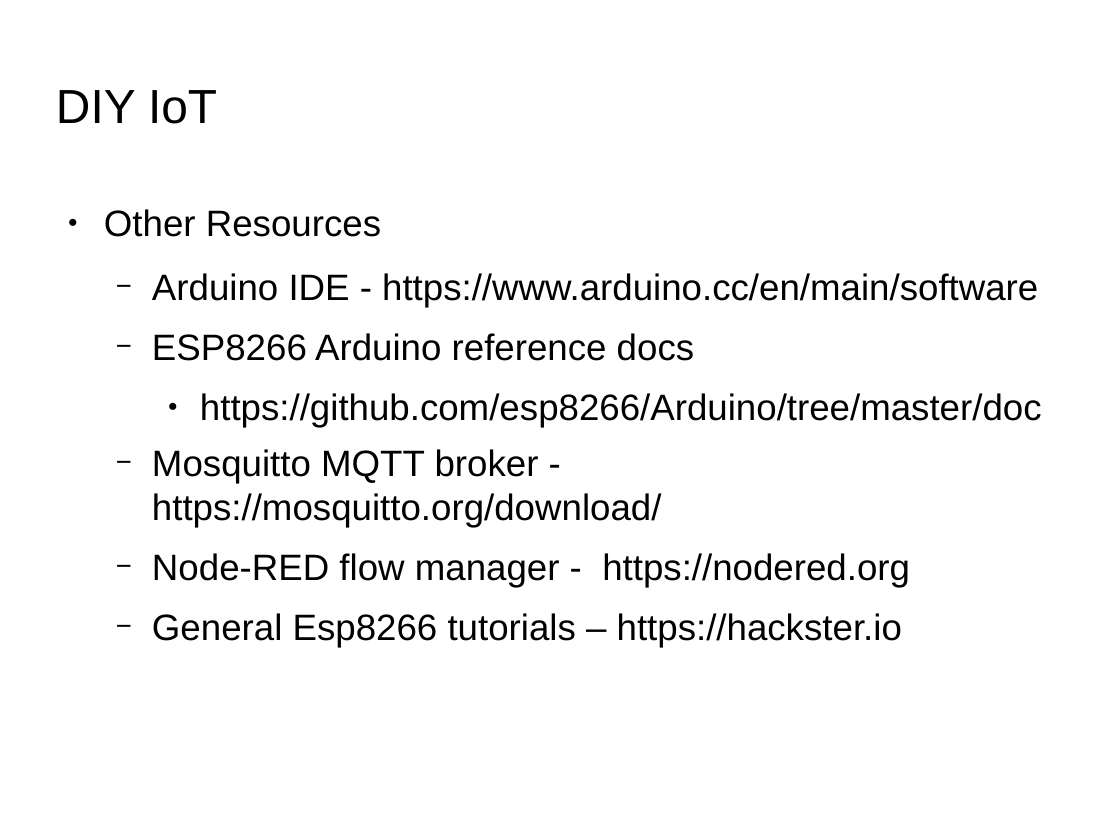
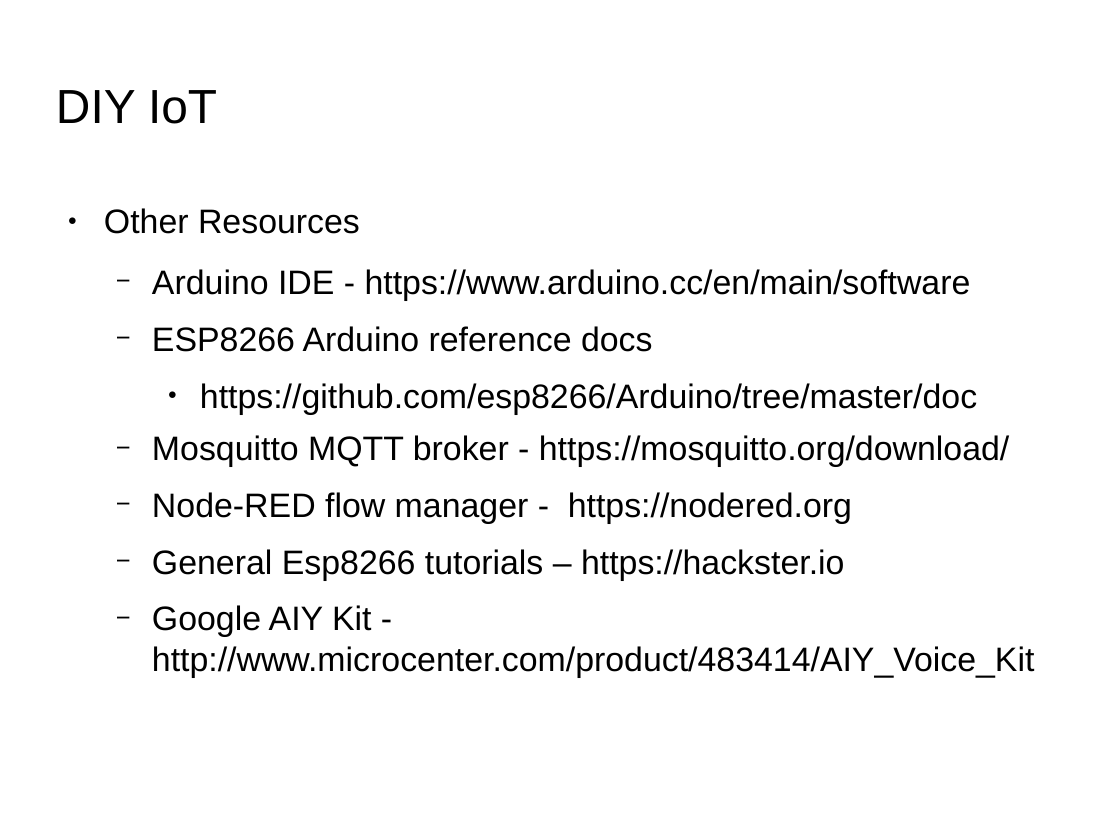
Before and after one commit to siehputz/uniforum2018, a slide deck: slide 35 of diy-iot-uniforum.odp. Drawn at 1120x840 pixels with LibreOffice and Linux fonts; fonts in the diff are those of the drawing; background and template pictures are left out. Boxes give left, top, right and bottom in pixels: in the first picture for what was removed or moved away, otherwise in the second. Text is boxed around its words. In the diff, an @@ line names an element or a change of style, - is before the commit and + after.

Commit message:
Updated presentation

```diff
--- a/diy-iot-uniforum.odp
+++ b/diy-iot-uniforum.odp
@@ text at [104,208,1009,581]: size 26 to 24.1 pt in "Other Resources", "Arduino IDE - https://www.arduino.cc/en/main/software", "ESP8266 Arduino reference docs", "https://github.com/esp8266/Arduino/tree/master/doc" and 3 more places @@
@@ text at [152,605,1034,678]: paragraph added @@
+  − Google AIY Kit - http://www.microcenter.com/product/483414/AIY_Voice_Kit
```
